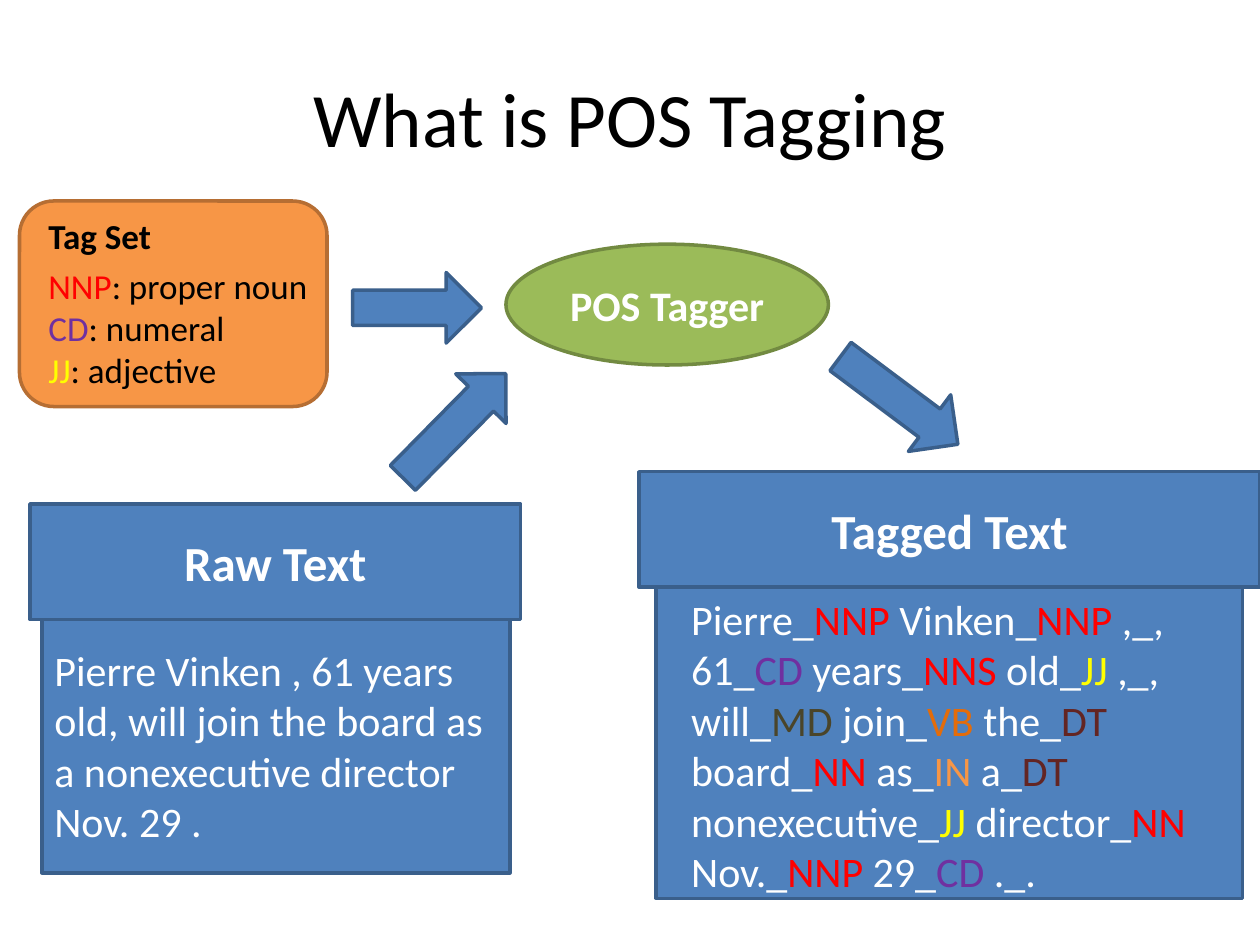
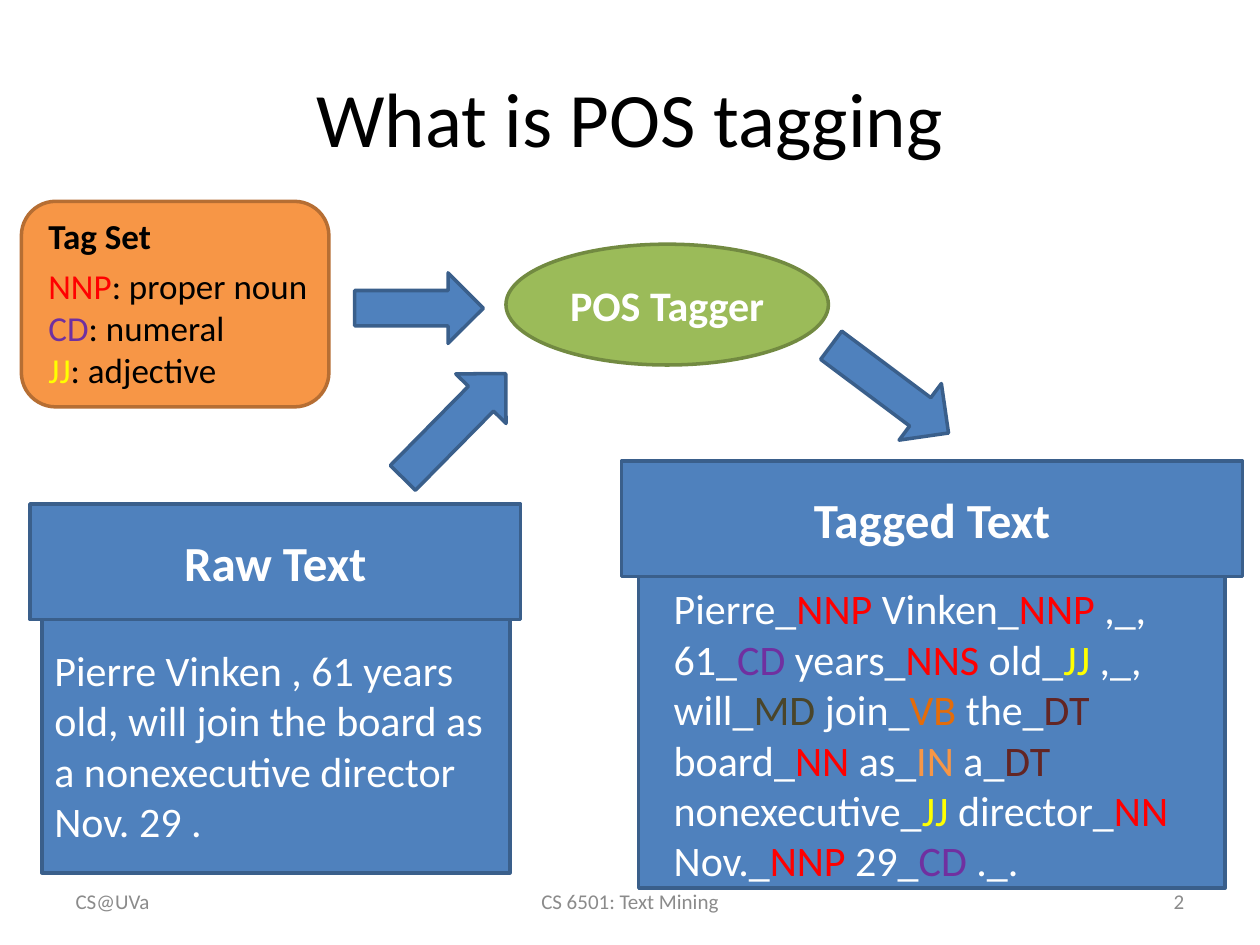
Before and after one commit to wang296/CS6501-Text-Mining, a slide deck: slide 2 of docs/POSTagging-SequenceLabeling.pptx. Drawn at 1260x945 pixels with LibreOffice and Linux fonts; fonts in the diff are those of the drawing. Boxes give left, top, right and bottom in pixels: in the first picture for what was removed or moved away, otherwise in the second. Text is boxed around its words. In the diff, an @@ line names an element or a change of style, - is before the commit and + after.

```diff
--- a/docs/POSTagging-SequenceLabeling.pptx
+++ b/docs/POSTagging-SequenceLabeling.pptx
@@ title at (317,93,942,161): text changed @@
-What is POS Tagging
+What is POS tagging
@@ down arrow: place and size @@
-down arrow at (820,329,979,473)
+down arrow at (810,317,969,461)
@@ rectangle "Tagged Text": place and size @@
-rectangle "Tagged Text" at (639,471,1260,587)
+rectangle "Tagged Text" at (621,461,1242,577)
@@ rectangle: place and size @@
-rectangle at (656,543,1242,898)
+rectangle at (639,533,1225,888)
@@ text "Pierre_NNP Vinken_NNP ,_, 61_CD years_NNS ..." rewrapped from (691,606,1186,893) to (674,595,1168,887) @@
@@ text added at (76,895,150,912), 12 pt, text #8C8C8C @@
+CS@UVa
@@ text added at (541,895,718,913), 12 pt, text #8C8C8C @@
+CS 6501: Text Mining
@@ page number added at (1174,895,1185,909), 12 pt, text #8C8C8C @@
+2
```
Also in this commit, not shown: 37 other slides changed, 2 slides added, 1 slide removed, 7 other files.
